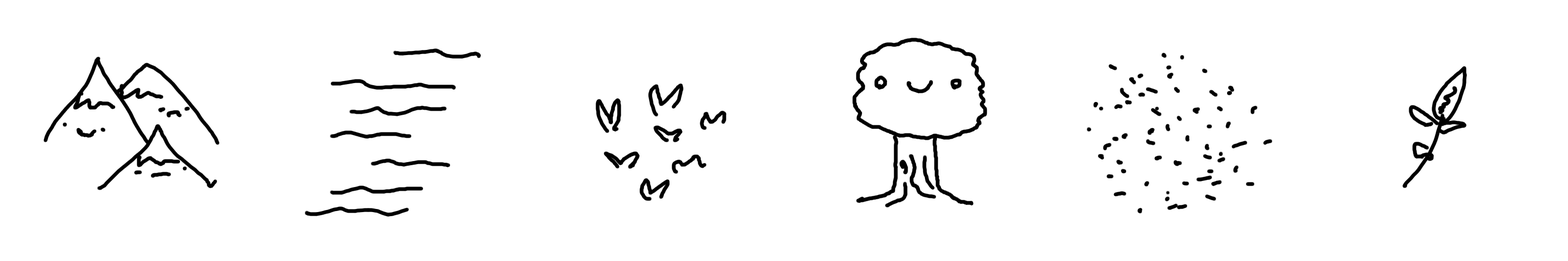
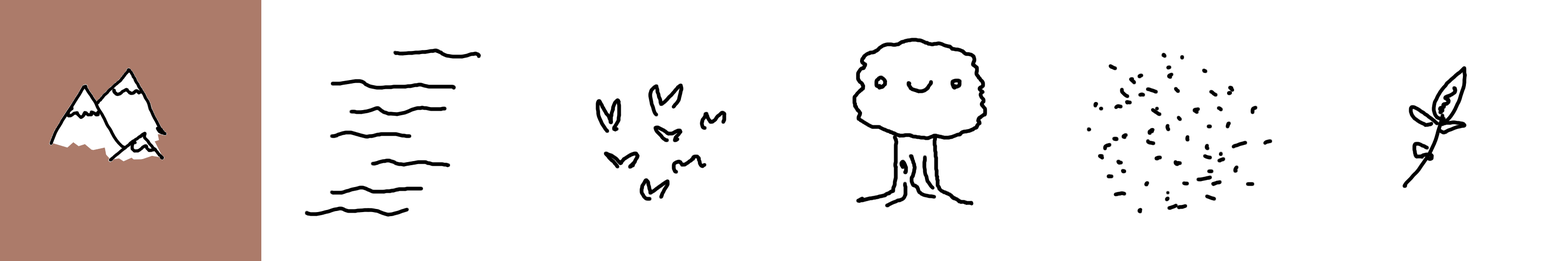
Layered file, before and after one edit (w=1568, h=261). Changes by layer:
painted on "Background" over 0, 0, 262, 261
